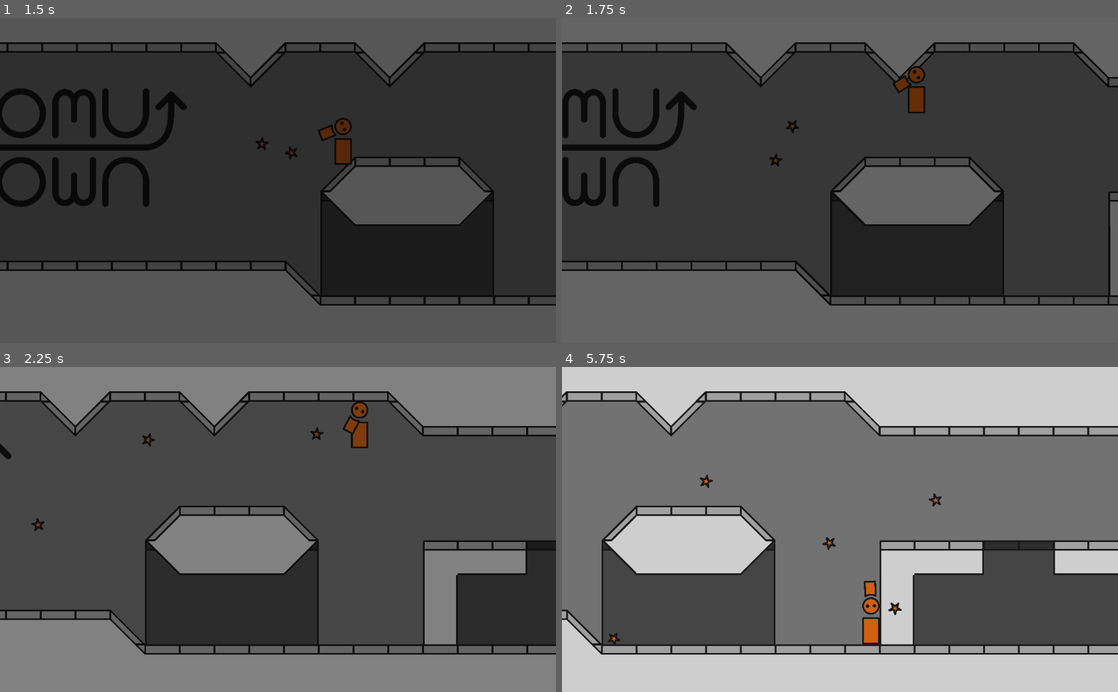
Above: before the commit, frames 1-4 (two rows, left to right).
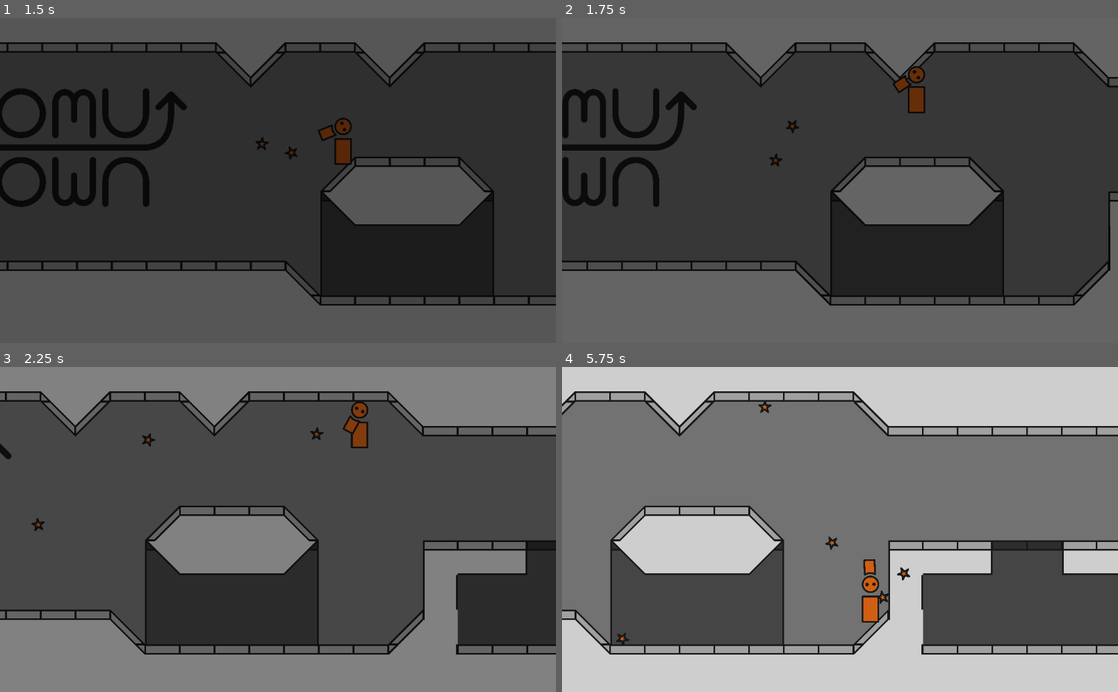
Above: after the commit, the same moments.

Repository: sirstotes/ZenoJam
Game: Godot game, scene res://Scenes/Main.tscn
Two runs of this game, one before a commit and one after it. Both use one fixed random seed, a clock stepped at 60 frames per second and the inputs below.
Inputs (mouse positions are in pixels of both pictures, inside the frame that each line leads up to):
- Up to frame 1 (1.5 s): tap Enter at 0.5 s; move the mouse to (400, 164) at 0.52 s; hold D (move-right) from 0.53 s (still down); click (400, 164) at 0.6 s; tap W (move-up) at 0.77 s; move the mouse to (166, 196) at 1.27 s; click (166, 196) at 1.35 s
- Up to frame 2 (1.75 s): keep holding D (move-right); tap W (move-up) at 1.52 s
- Up to frame 3 (2.25 s): move the mouse to (333, 458) at 2.02 s; release D (move-right) at 2.03 s; hold A (move-left) from 2.03 s (still down); click (333, 458) at 2.1 s
- Up to frame 4 (5.75 s): move the mouse to (812, 594) at 2.77 s; release A (move-left) at 2.78 s; hold D (move-right) 2.78-4.28 s; click (812, 594) at 2.85 s; tap W (move-up) at 3.02, 3.77, 4.52 s; move the mouse to (1006, 578) at 3.52 s; click (1006, 578) at 3.6 s; move the mouse to (673, 480) at 4.27 s; hold A (move-left) 4.28-5.03 s; click (673, 480) at 4.35 s; move the mouse to (867, 529) at 5.02 s; hold D (move-right) from 5.03 s (still down); click (867, 529) at 5.1 s

Frame 1 is identical in both runs. In frame 2, 0.4% of the frame differs, in the area x 92-100%, y 74-89%; in frame 3, 0.7%; in frame 4, 6.8%, in the area x 0-97%, y 7-89%.

Commit message:
Domus

Diff:
--- /dev/null
+++ b/Objects/Domu.tscn
@@ -0,0 +1,16 @@
+[gd_scene load_steps=3 format=2]
+
+[ext_resource path="res://Sprites/domu-red.png" type="Texture" id=2]
+
+[sub_resource type="CapsuleShape2D" id=1]
+radius = 12.0
+height = 40.0
+
+[node name="Domu" type="Area2D"]
+
+[node name="Body-Collider" type="CollisionShape2D" parent="."]
+shape = SubResource( 1 )
+
+[node name="Body" type="Sprite" parent="Body-Collider"]
+scale = Vector2( 0.1, 0.1 )
+texture = ExtResource( 2 )
--- a/Objects/Player.tscn
+++ /dev/null
@@ -1,36 +0,0 @@
-[gd_scene load_steps=6 format=2]
-
-[ext_resource path="res://Sprites/body.png" type="Texture" id=1]
-[ext_resource path="res://Sprites/gun-1.png" type="Texture" id=2]
-[ext_resource path="res://Scripts/Gun.gd" type="Script" id=3]
-
-[sub_resource type="CapsuleShape2D" id=1]
-radius = 20.0
-
-[sub_resource type="CircleShape2D" id=2]
-radius = 16.0
-
-[node name="Player" type="KinematicBody2D"]
-
-[node name="Body-Collider" type="CollisionShape2D" parent="."]
-position = Vector2( 0, -4 )
-shape = SubResource( 1 )
-
-[node name="Body" type="Sprite" parent="Body-Collider"]
-position = Vector2( 0, 4 )
-scale = Vector2( 0.1, 0.1 )
-texture = ExtResource( 1 )
-
-[node name="Head-Collider" type="CollisionShape2D" parent="."]
-position = Vector2( 0, -50 )
-shape = SubResource( 2 )
-
-[node name="Gun" type="Sprite" parent="Head-Collider"]
-scale = Vector2( 0.1, 0.1 )
-texture = ExtResource( 2 )
-offset = Vector2( 0, -150 )
-script = ExtResource( 3 )
-
-[node name="Spawn" type="Node2D" parent="Head-Collider/Gun"]
-position = Vector2( 0, -450 )
-scale = Vector2( 10, 10 )
--- a/Scenes/Main.tscn
+++ b/Scenes/Main.tscn
@@ -75,7 +75,7 @@
 tile_set = ExtResource( 1 )
 cell_size = Vector2( 640, 640 )
 format = 1
-tile_data = PoolIntArray( -65536, 1610612736, 65537, -65535, …(1098 unchanged characters)…  0, 1, 458754, 0, 1, 458755, 4, 1, 458764, 1, 65536, 589823, 0, 65537, 524288, 0, 65537, 524289, 0, 65537, 524290, 0, 65537, 524291, 8, 65536, 524292, 0, 1, 524293, 0, 1, 524294, 0, 1, 524295, 0, 1, 524296, 0, 1, 524297, 0, 1, 524298, 0, 1, 524299, 0, 1, 524300, 0, 1, 524301, 0, 1, 524302, 0, 1, 589824, 0, …(260 unchanged characters)…
+tile_data = PoolIntArray( -65536, 1610612736, 65537, -65535, …(1098 unchanged characters)…  0, 1, 458754, 0, 1, 458755, 4, 1, 458763, 4, 0, 458764, 6, 65537, 589823, 0, 65537, 524288, 0, 65537, 524289, 0, 65537, 524290, 0, 65537, 524291, 8, 65536, 524292, 0, 1, 524293, 0, 1, 524294, 0, 1, 524295, 0, 1, 524296, 0, 1, 524297, 0, 1, 524298, 0, 1, 524299, 8, 65537, 524300, 6, 65536, 524301, 0, 1, 524302, 0, 1, 589824, 0, …(260 unchanged characters)…
 
 [node name="Frontdrop" type="TileMap" parent="Screen 2"]
 visible = false
--- a/Scripts/Bullets/Bullet-3.gd
+++ b/Scripts/Bullets/Bullet-3.gd
@@ -23,7 +23,10 @@
 		queue_free()
 
 	var velocity = move_and_slide(linear_velocity)
-	linear_velocity = velocity.normalized()*linear_velocity.length()
+	if linear_velocity.angle()-velocity.angle() >= 1.5:
+		linear_velocity=linear_velocity.rotated(-PI/2)
+	else:
+		linear_velocity = velocity.normalized()*linear_velocity.length()
 	var self_chunk = int(floor(global_position.x/screen_size))
 	wrap(self_chunk)
 	rotation += delta*2
Binary file added: Sprites/coin.png
Binary file added: Sprites/domu-blue.png
Not shown, added: Sprites/domu-blue.png.import
Binary file added: Sprites/domu-green.png
Not shown, added: Sprites/domu-green.png.import
Binary file added: Sprites/domu-pink.png
Not shown, added: Sprites/domu-pink.png.import
Binary file added: Sprites/domu-purple.png
Not shown, added: Sprites/domu-purple.png.import
Binary file added: Sprites/domu-red.png
Not shown, added: Sprites/domu-red.png.import
Binary file added: Sprites/domu-yellow.png
(and 2 more such lines)
